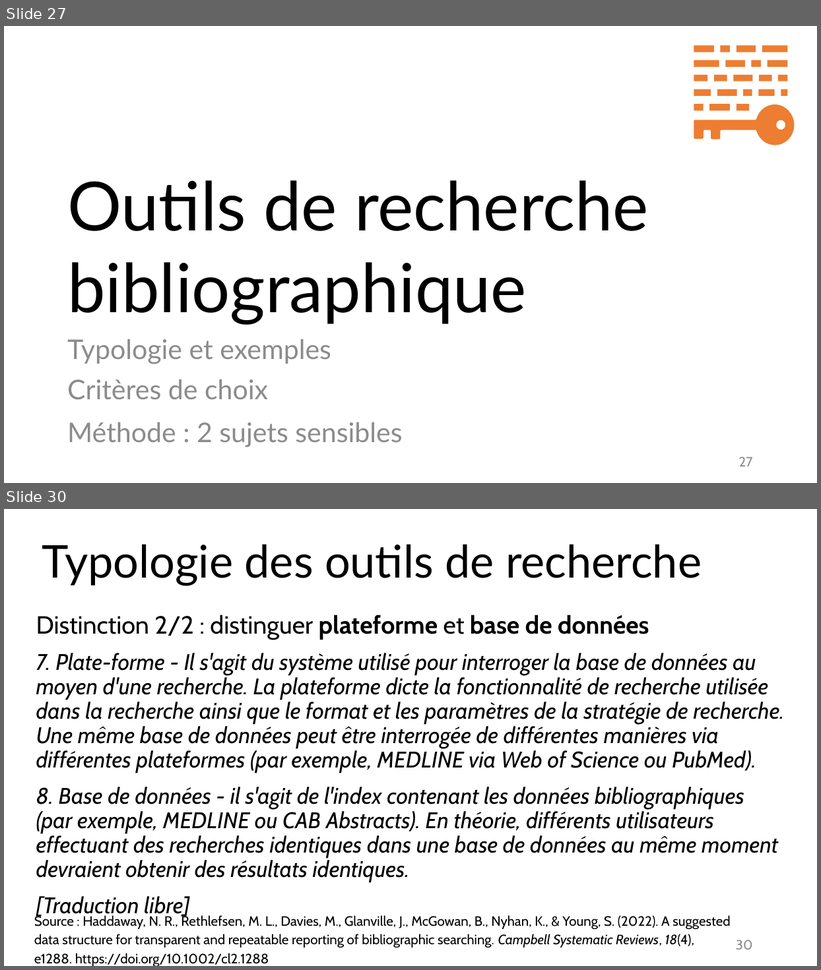
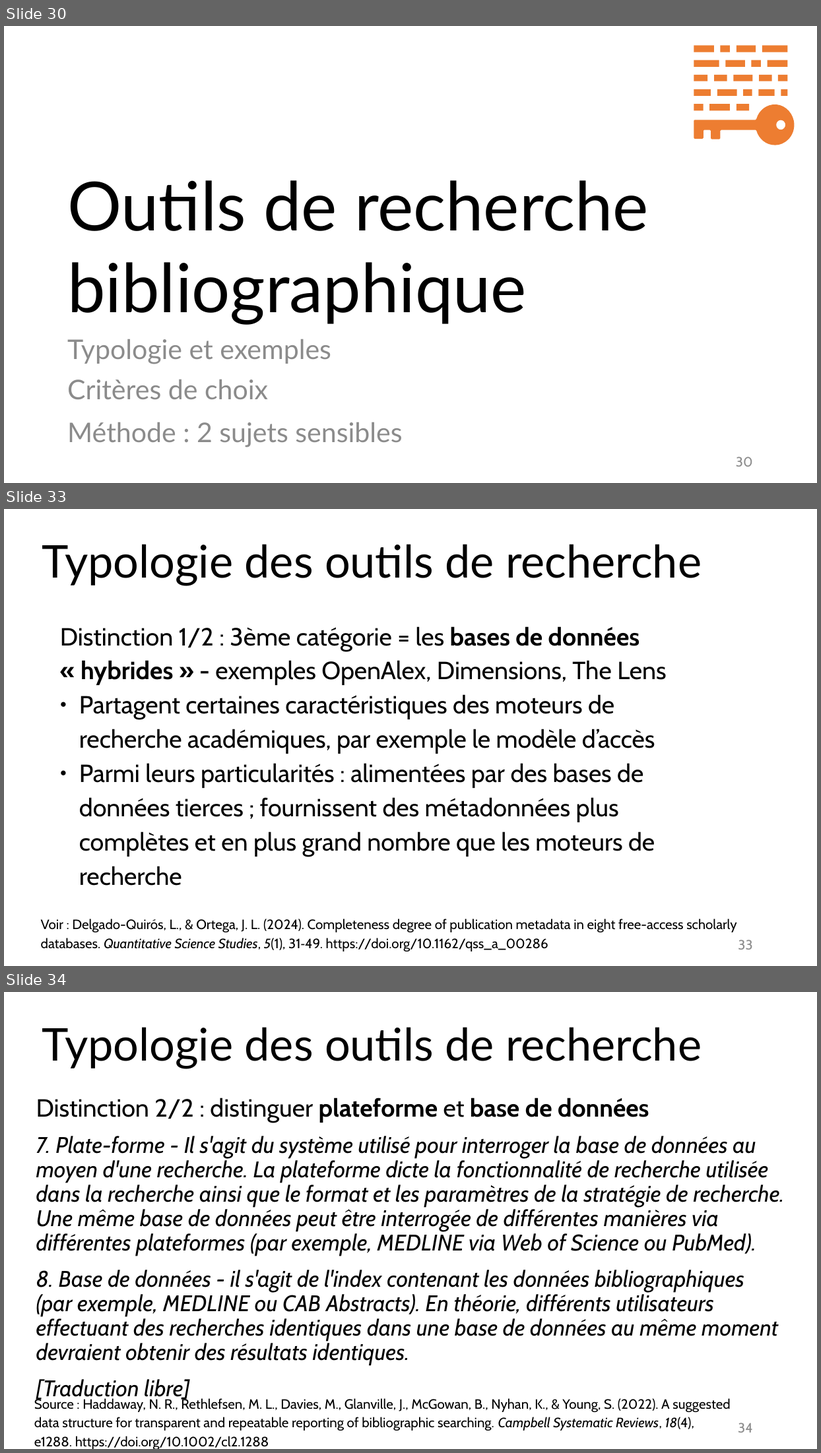
Before and after one commit to fflamerie/intro_revlit, a slide deck: docs/Intro_RevLit.odp. Shown one above the other, each under a label of ours: slides 27 and 30 before the commit, slides 30, 33 and 34 after it; the slides between them are not shown. The pictures are 821x970 and 821x1453 pixels, drawn with LibreOffice and Linux fonts; fonts in the diff are those of the drawing. Boxes give left, top, right and bottom in pixels: in the first picture for what was removed or moved away, otherwise in the second. Text is boxed around its words. In the diff, an @@ line names an element or a change of style, - is before the commit and + after.

```diff
--- a/docs/Intro_RevLit.odp
+++ b/docs/Intro_RevLit.odp
@@ slide 33 added at (4, 509, 817, 966), background #FFFFFF @@
@@ title added at (42, 544, 702, 586), 40 pt, text #000000 @@
+Typologie des outils de recherche
@@ text added at (60, 626, 666, 886), 22 pt, text #000000 @@
+Distinction 1/2 : 3ème catégorie = les bases de données « hybrides » - exemples OpenAlex, Dimensions, The Lens
+● Partagent certaines caractéristiques des moteurs de recherche académiques, par exemple le modèle d’accès
+● Parmi leurs particularités : alimentées par des bases de données tierces ; fournissent des métadonnées plus complètes et en plus grand nombre que les moteurs de recherche
@@ text added at (41, 919, 737, 952), 12 pt, text #000000 @@
+Voir : Delgado-Quirós, L., & Ortega, J. L. (2024). Completeness degree of publication metadata in eight free-access scholarly databases. Quantitative Science Studies, 5(1), 31‑49. https://doi.org/10.1162/qss_a_00286
@@ page number added at (738, 940, 752, 950), 12 pt, text #8C8C8C @@
+33
@@ what was slide 27 is now slide 30 @@
@@ page number at (736, 457, 753, 467): text changed @@
-27
+30
@@ what was slide 30 is now slide 34 @@
@@ page number at (738, 1423, 753, 1433): text changed @@
-30
+34
```
Also in this commit, not shown: 19 slides changed, 7 other slides added, 4 other files.
